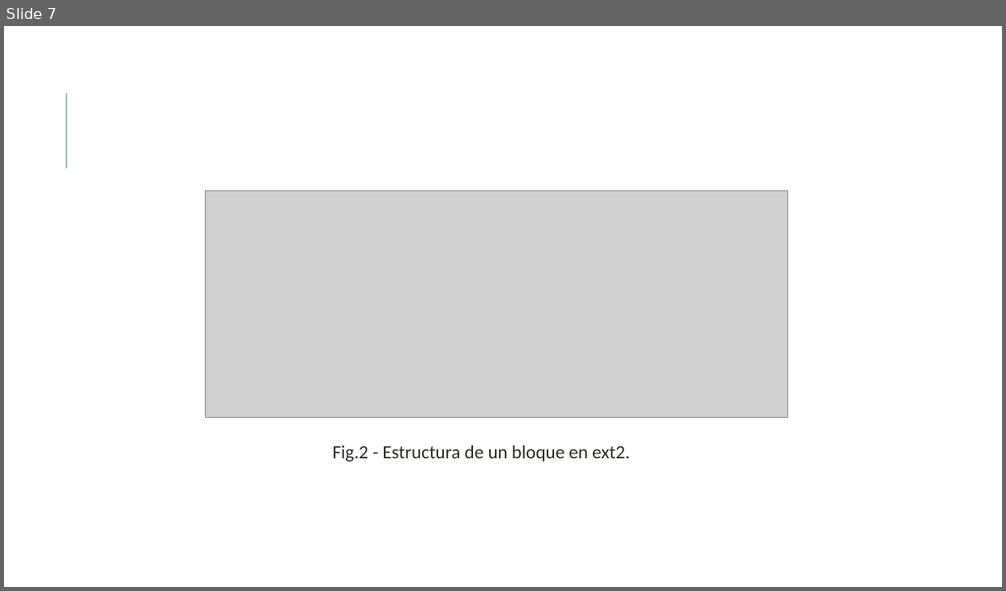
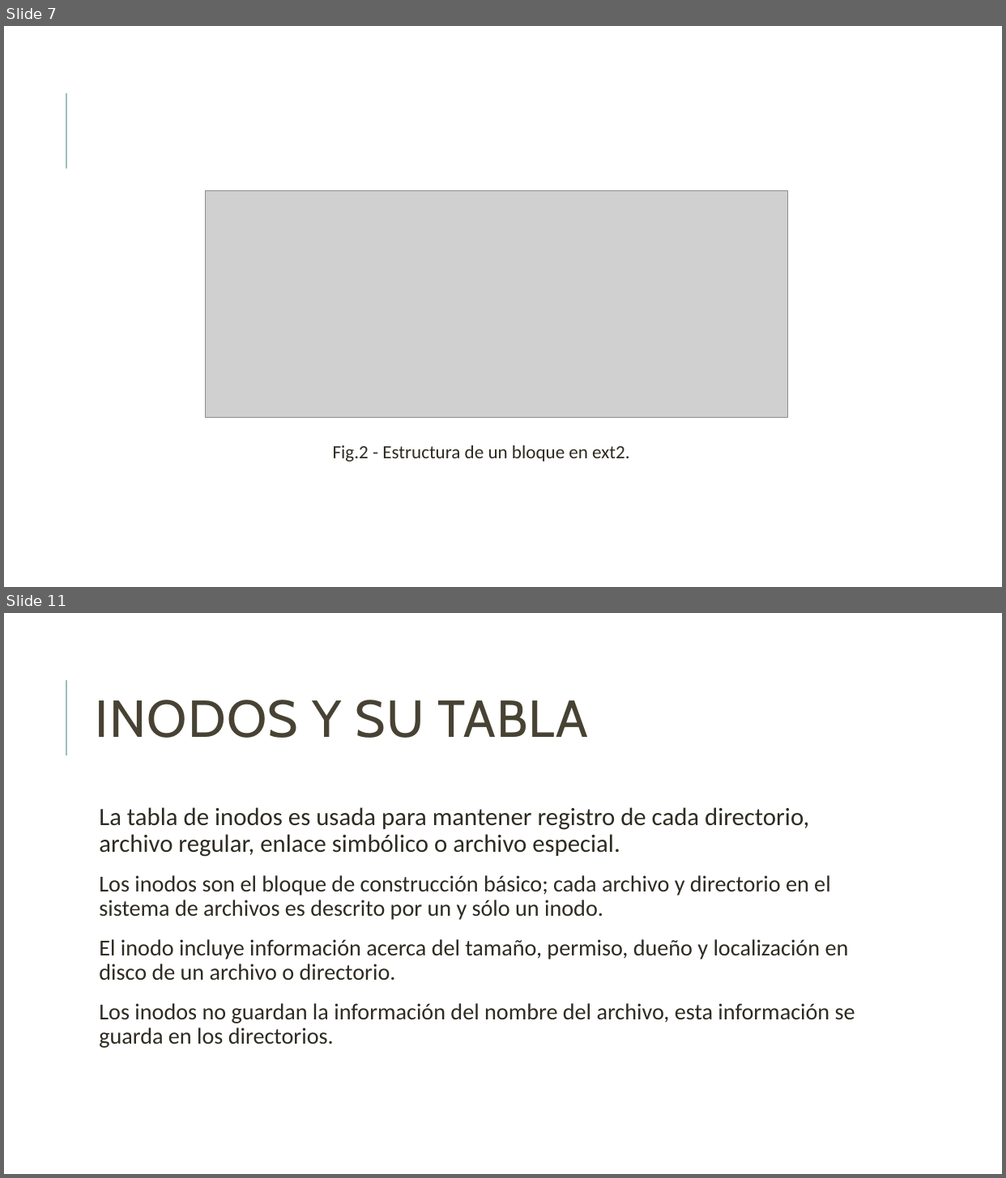
Before and after one commit to unamfi/sistop-2020-1, a slide deck: exposiciones/GonzálezAndrés/Extended.pptx. Shown one above the other, each under a label of ours: slide 7 before the commit, slides 7 and 11 after it; the slides between them are not shown. The pictures are 1006x591 and 1006x1178 pixels, drawn with LibreOffice and Linux fonts; fonts in the diff are those of the drawing; grey boxes stand for pictures. Boxes give left, top, right and bottom in pixels: in the first picture for what was removed or moved away, otherwise in the second. Text is boxed around its words. In the diff, an @@ line names an element or a change of style, - is before the commit and + after.

```diff
--- a/exposiciones/GonzálezAndrés/Extended.pptx
+++ b/exposiciones/GonzálezAndrés/Extended.pptx
@@ slide 11 added at [4, 613, 1002, 1174], background #FFFFFF; not listed: 1 template element that a slide beside it also shows @@
@@ title added at [96, 700, 587, 738], 50 pt, text #474233 @@
+INODOS Y SU TABLA
@@ text added at [99, 807, 855, 1048], 22 pt, text #2E2B21 @@
+  La tabla de inodos es usada para mantener registro de cada directorio, archivo regular, enlace simbólico o archivo especial.
+  Los inodos son el bloque de construcción básico; cada archivo y directorio en el sistema de archivos es descrito por un y sólo un inodo.
+  El inodo incluye información acerca del tamaño, permiso, dueño y localización en disco de un archivo o directorio.
+  Los inodos no guardan la información del nombre del archivo, esta información se guarda en los directorios.
```
Also in this commit, not shown: 2 slides changed, 6 other slides added.
